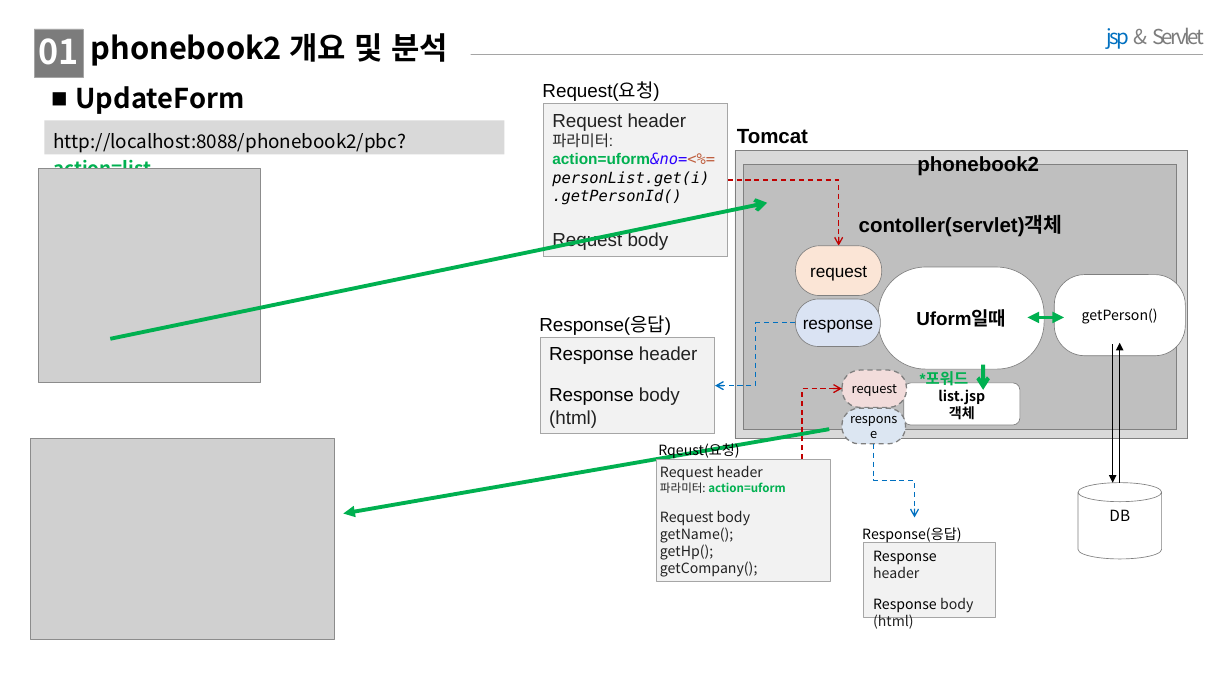
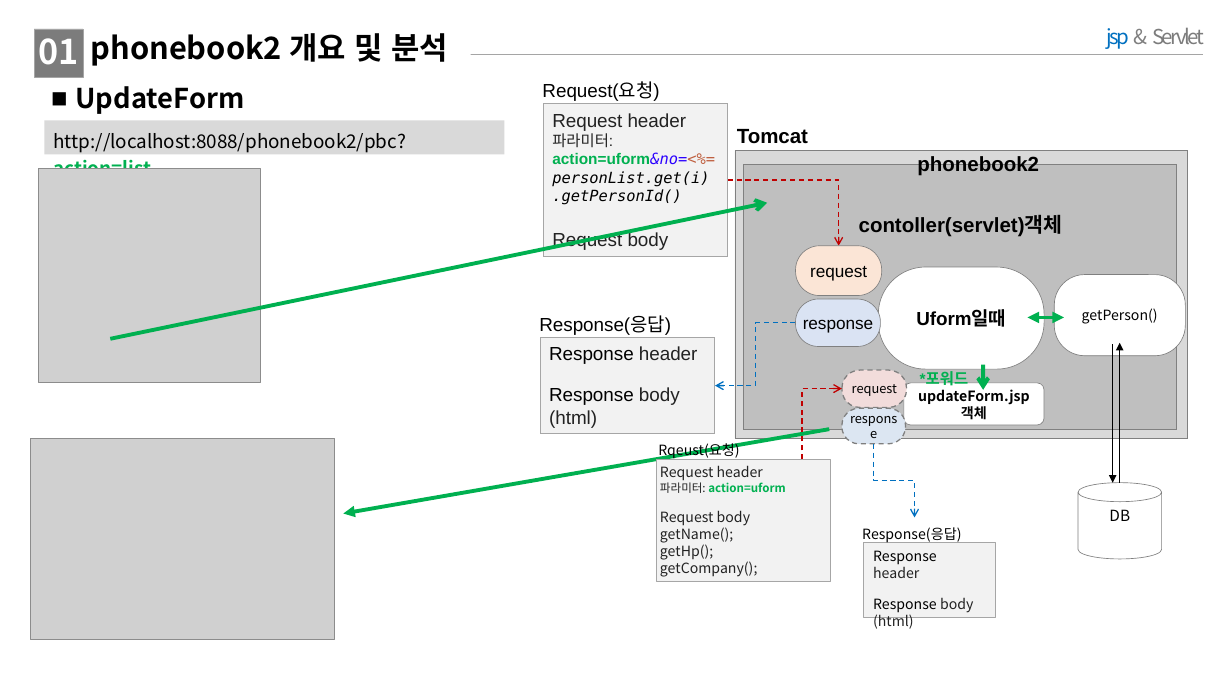
Before and after one commit to thunderkyg/phonebook2, a slide deck: slide 2 of PhoneBook2.pptx. Drawn at 1232x693 pixels with LibreOffice and Linux fonts; fonts in the diff are those of the drawing; grey boxes stand for pictures. Boxes give left, top, right and bottom in pixels: in the first picture for what was removed or moved away, otherwise in the second. Text is boxed around its words. In the diff, an @@ line names an element or a change of style, - is before the commit and + after.

Commit message:
phonebook2 (2021/07/13) 수정

```diff
--- a/PhoneBook2.pptx
+++ b/PhoneBook2.pptx
@@ rounded rectangle "updateForm.jsp": place and size @@
-rounded rectangle "updateForm.jsp" at <box>904,383,1020,425</box>
+rounded rectangle "updateForm.jsp" at <box>904,383,1044,425</box>
@@ text in rounded rectangle at <box>918,387,1030,405</box>: text changed @@
-list.jsp
+updateForm.jsp
```
